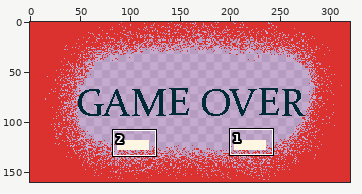
Pixel-art file: Visitant/Assets/Sprites/death screen pv.aseprite. Above, an overview of the earlier version with the close-up marked.
Close-up. The starting point:
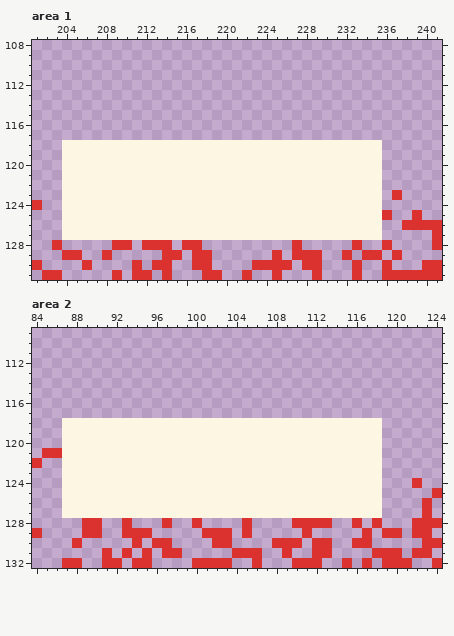
320x160 pixels, 1 frame. Shown: area 1: x 201..241, y 108..131; area 2: x 84..124, y 109..132.
After the commit:
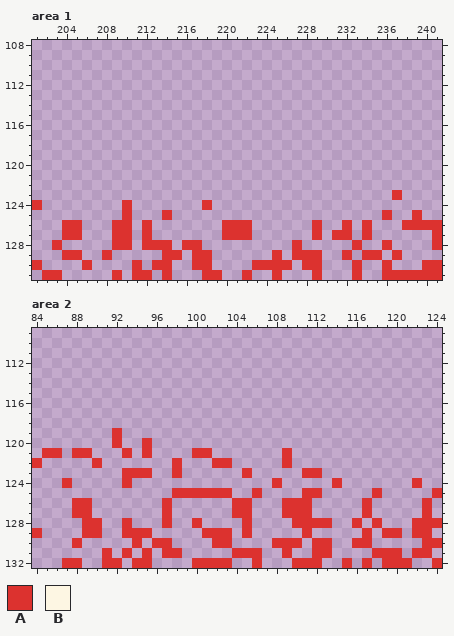
Palette (. is transparent): A #dc322f  B #fdf6e3
Changes in this commit:
layer "buttons" removed
Changed rows in their new state; - is an unchanged pixel.
Area 1:
first column x 204:
118 ................................
119 ................................
120 ................................
121 ................................
122 ................................
123 ................................
124 ......A.......A.................
125 ......A...A.....................
126 AA...AA.A.......AAA......A..A.A.
127 AA...AA.A.......AAA......A.AA.A.
Area 2:
first column x 87:
118 ................................
119 .....A..........................
120 .....A..A.......................
121 .AA...A.A....AA.......A.........
122 ...A.......A...AA.....A.........
123 ......AAA..A......A.....AA......
124 A.....A..............A.....A....
125 ...........AAAAAA..A....AA.....A
126 .AA.......A......AA...AAA.....A.
127 .AA.......A......AA...AAA.....A.
Changed places in both close-ups, as pixel boxes (x1, y1, x2, y2):
changed: (62, 140, 382, 240)
changed: (62, 418, 382, 518)
